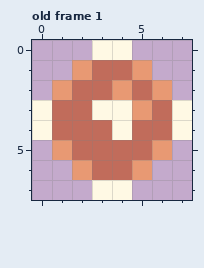
Two states of a pixel-art file, tex/ball.aseprite. The picture above was drawn from the file before the commit.
8x8 pixels, 1 frame. Shown: old frame 1. The commit also changed other frames, which this record leaves out.
Once edited:
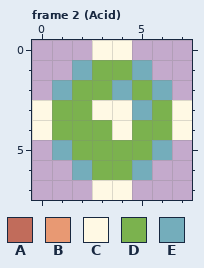
Palette (. is transparent): A #c16c5b  B #e89973  C #fff9e4  D #7bb24e  E #74adbb
A new or re-ordered frame is compared with the old frame closest to it.
The exact change:
frames 1 -> 4
Changed rows in their new state; - is an unchanged pixel.
Frame 2 (Acid) is new; against old frame 1:
first column x 1:
1 -EDDE-
2 EDDEDE
3 DD--ED
4 DDD-DD
5 EDDDDE
6 -EDDE-
